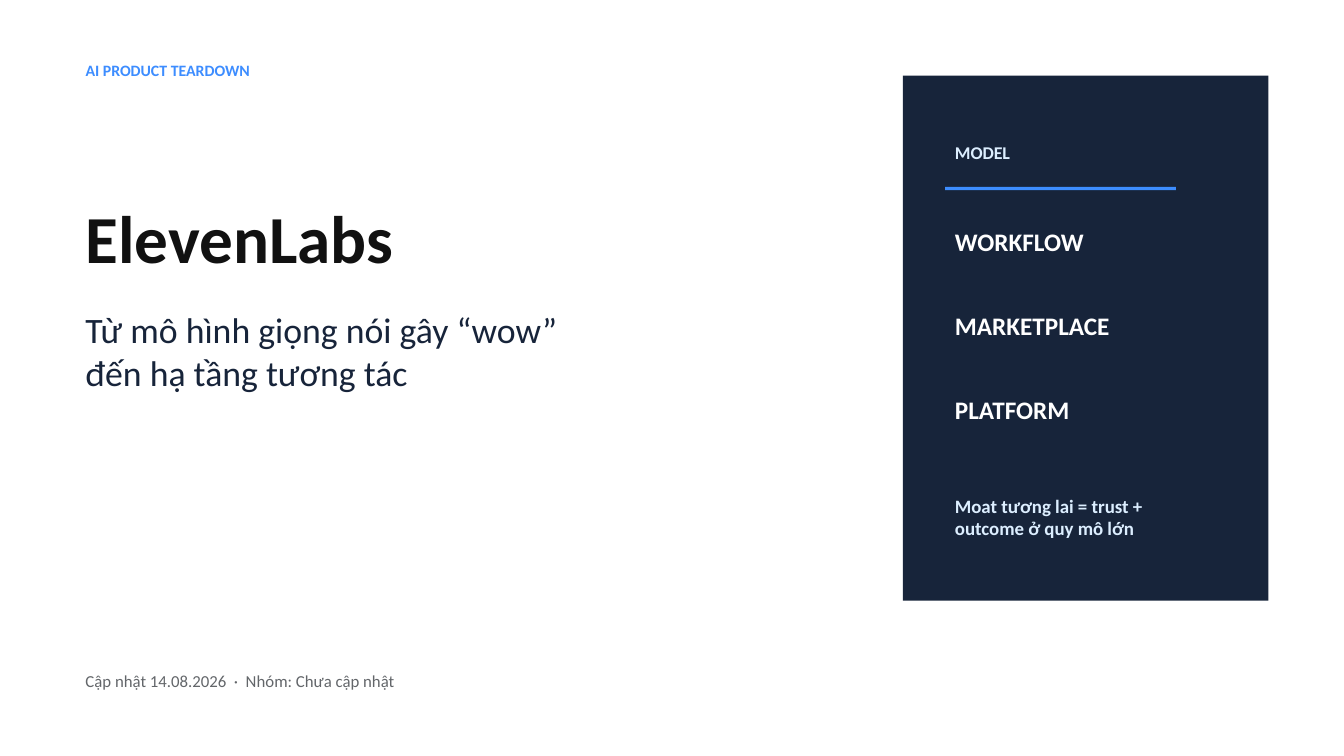
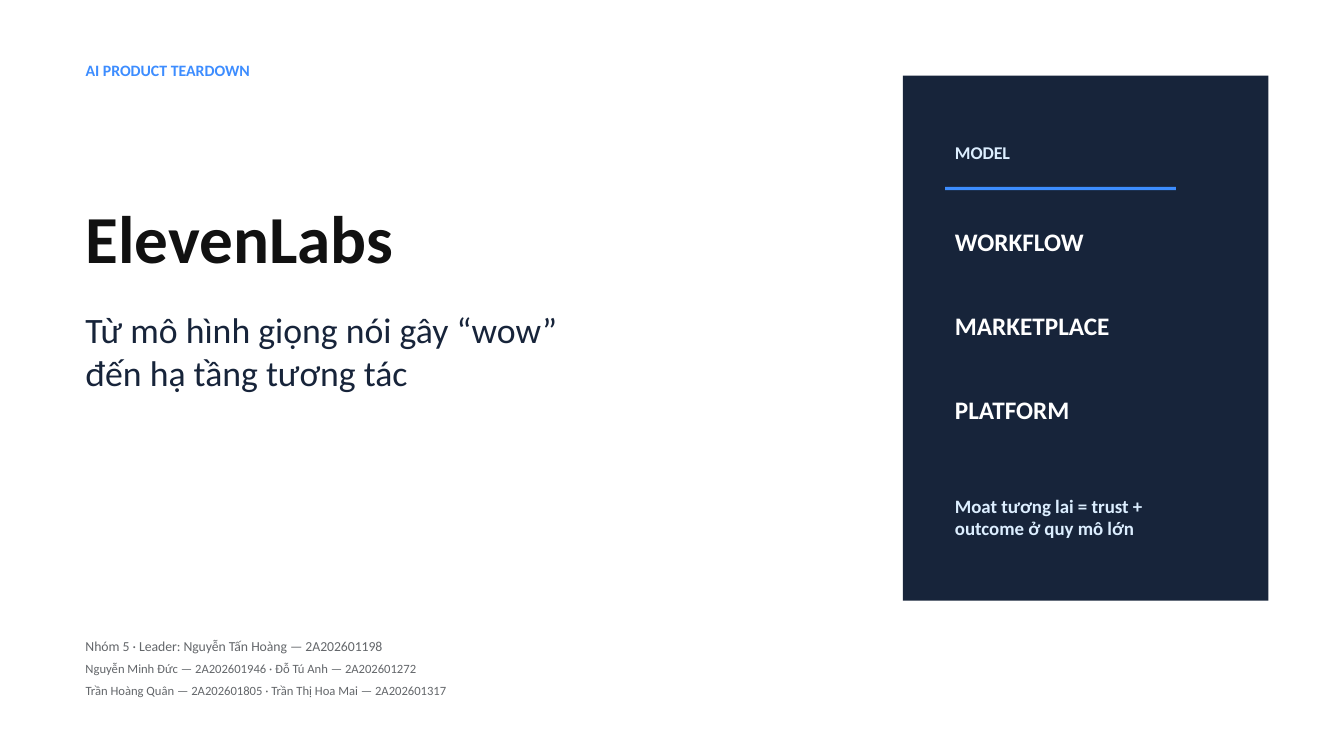
Before and after one commit to hoangaiecos-boop/lab16-ai-product-teardown, a slide deck: slide 1 of slides.pptx. Drawn at 1344x756 pixels with LibreOffice and Linux fonts; fonts in the diff are those of the drawing. Boxes give left, top, right and bottom in pixels: in the first picture for what was removed or moved away, otherwise in the second. Text is boxed around its words. In the diff, an @@ line names an element or a change of style, - is before the commit and + after.

```diff
--- a/slides.pptx
+++ b/slides.pptx
@@ text at bbox=[85, 640, 382, 654]: text changed; size 12 to 9.8 pt @@
-Cập nhật 14.08.2026 · Nhóm: Chưa cập nhật
+Nhóm 5 · Leader: Nguyễn Tấn Hoàng — 2A202601198
@@ text added at bbox=[85, 663, 416, 675], 9 pt, text #63666A @@
+Nguyễn Minh Đức — 2A202601946 · Đỗ Tú Anh — 2A202601272
@@ text added at bbox=[86, 685, 446, 697], 9 pt, text #63666A @@
+Trần Hoàng Quân — 2A202601805 · Trần Thị Hoa Mai — 2A202601317
```
Also in this commit, not shown: 5 other files.
